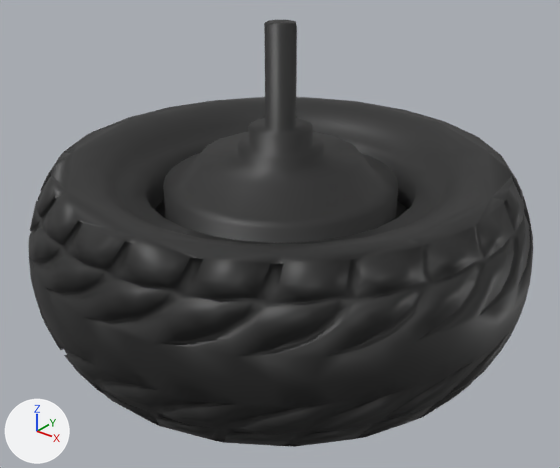
What one commit did to the COLLADA model hunter_description/meshes/rear_right_wheel.dae.
Camera for both pictures: a 50 mm camera at (0.299, -0.374, 0.22) aimed at (0.008, -0.01, -0.006). The lights are fixed; the arrows at lower left show +X, +Y and +Z. Vertices at the same position are counted once.

Objects in the first picture: 're_right_link'.
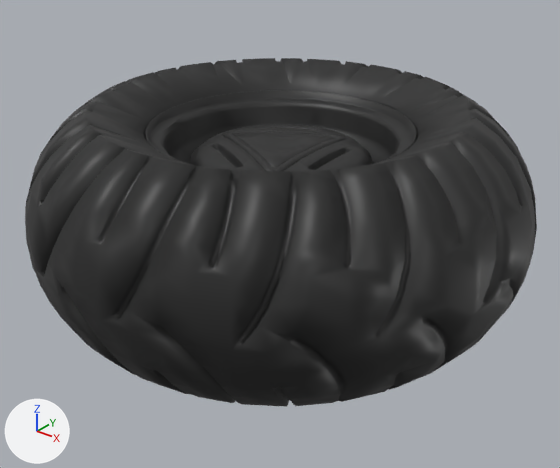
What differs and where, as boxes [x1, y1, x2, y2] in the pictures (560 x 468 px):
're_right_link', reshaped, rescaled (18% shorter)
    before: [29, 20, 533, 447]
    after: [25, 58, 537, 407]
part 1 of me_re_right_link_001, rebuilt
    before: [29, 97, 533, 447]
    after: [25, 58, 537, 407]
part 2 of me_re_right_link_001, rebuilt
    before: [154, 20, 408, 243]
    after: [145, 90, 417, 165]
part 3 of me_re_right_link_001, added (black)
    after: [190, 124, 372, 172]
part 4 of me_re_right_link_001, added (black)
    after: [223, 130, 346, 171]

The edits, one by one:
me_re_right_link_001 is used by ob_re_right_link; location (0.0, 0.0, 0.0); scale (1.22, 1.22, 1.42).
me_re_right_link_001 had 3188 vertices, 6374 faces and spanned x -0.135..0.135, y -0.135..0.135, z -0.062..0.092.
me_re_right_link_001 now has 5500 vertices, 11005 faces and spans x -0.164..0.164, y -0.164..0.164, z -0.061..0.08.
me_re_right_link_001 part 1: the loose piece of 1853 vertices spanning x -0.135..0.135, y -0.135..0.135, z -0.051..0.031 is rebuilt with 2059 vertices and now spans x -0.164..0.164, y -0.164..0.164, z -0.061..0.08.
me_re_right_link_001 part 2: the loose piece of 516 vertices spanning x -0.073..0.073, y -0.073..0.073, z -0.057..0.092 is rebuilt with 1164 vertices and now spans x -0.086..0.086, y -0.086..0.086, z -0.046..0.065.
me_re_right_link_001 part 3: a new loose piece of 870 vertices spanning x -0.059..0.059, y -0.059..0.059, z 0.032..0.054, in mat_material_014 (black #242424).
me_re_right_link_001 part 4: a new loose piece of 39 vertices spanning x -0.047..0.028, y -0.041..0.043, z 0.046..0.054, in mat_material_014 (black #242424).
Object 're_right_link' (ob_re_right_link) is rescaled from (1.22, 1.22, 1.42) to (1.0, 1.0, 1.0).
